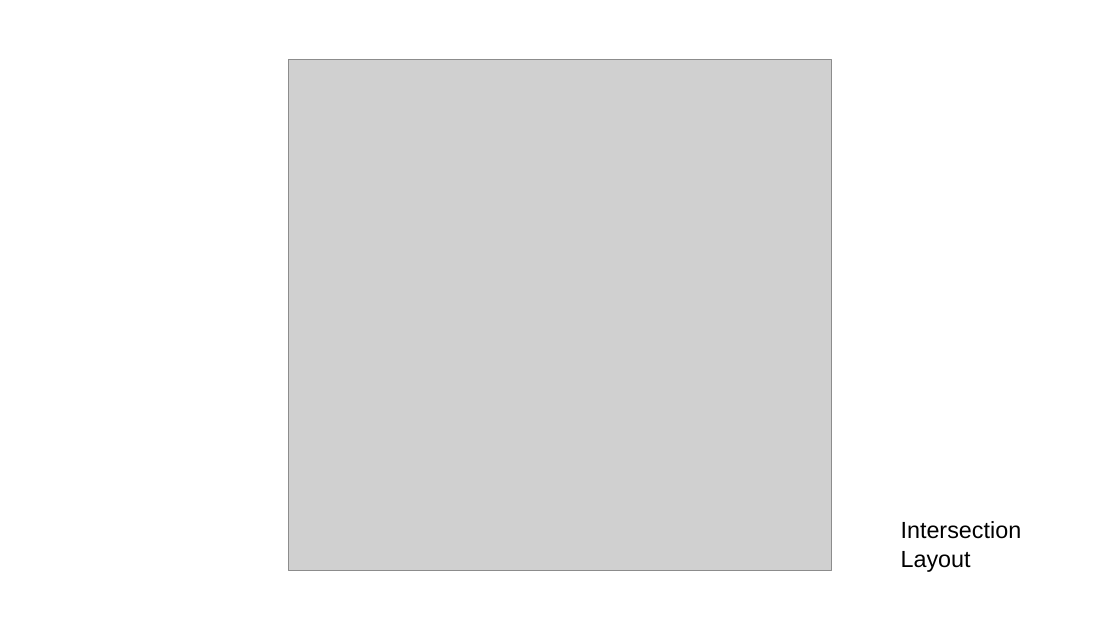
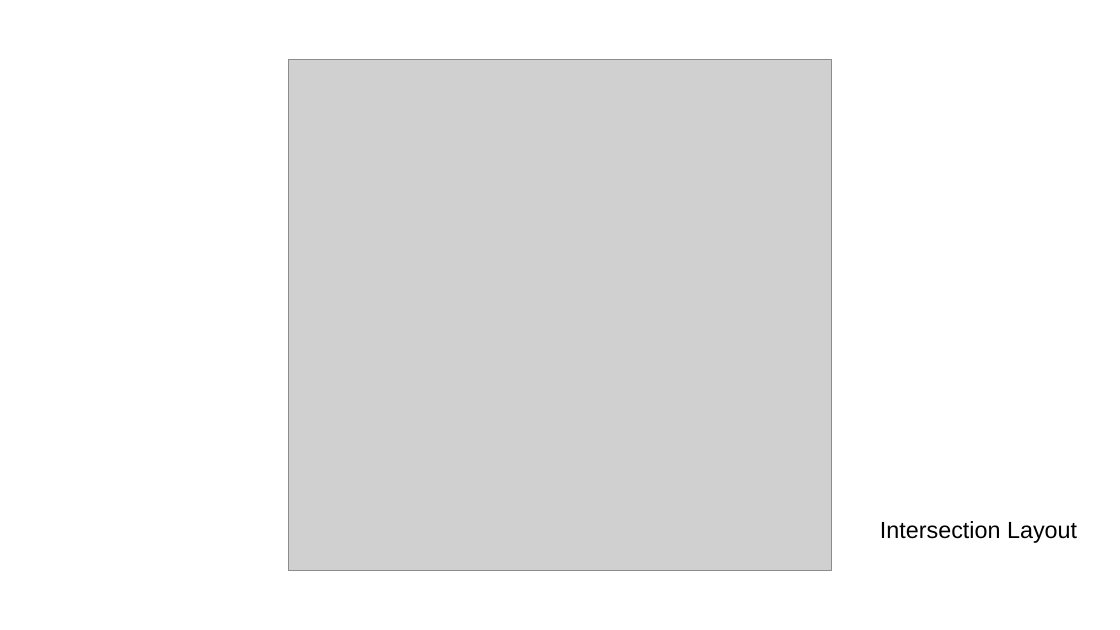
Before and after one commit to adfayed/aim_ros, a slide deck: slide 5 of Project Proposal.pptx. Drawn at 1120x630 pixels with LibreOffice and Linux fonts; fonts in the diff are those of the drawing; grey boxes stand for pictures. Boxes give left, top, right and bottom in pixels: in the first picture for what was removed or moved away, otherwise in the second. Text is boxed around its words. In the diff, an @@ line names an element or a change of style, - is before the commit and + after.

```diff
--- a/Project Proposal.pptx
+++ b/Project Proposal.pptx
@@ text "Intersection Layout" rewrapped from <box>901,521,1022,572</box> to <box>880,521,1077,543</box> @@
```
Also in this commit, not shown: 5 other slides changed.
